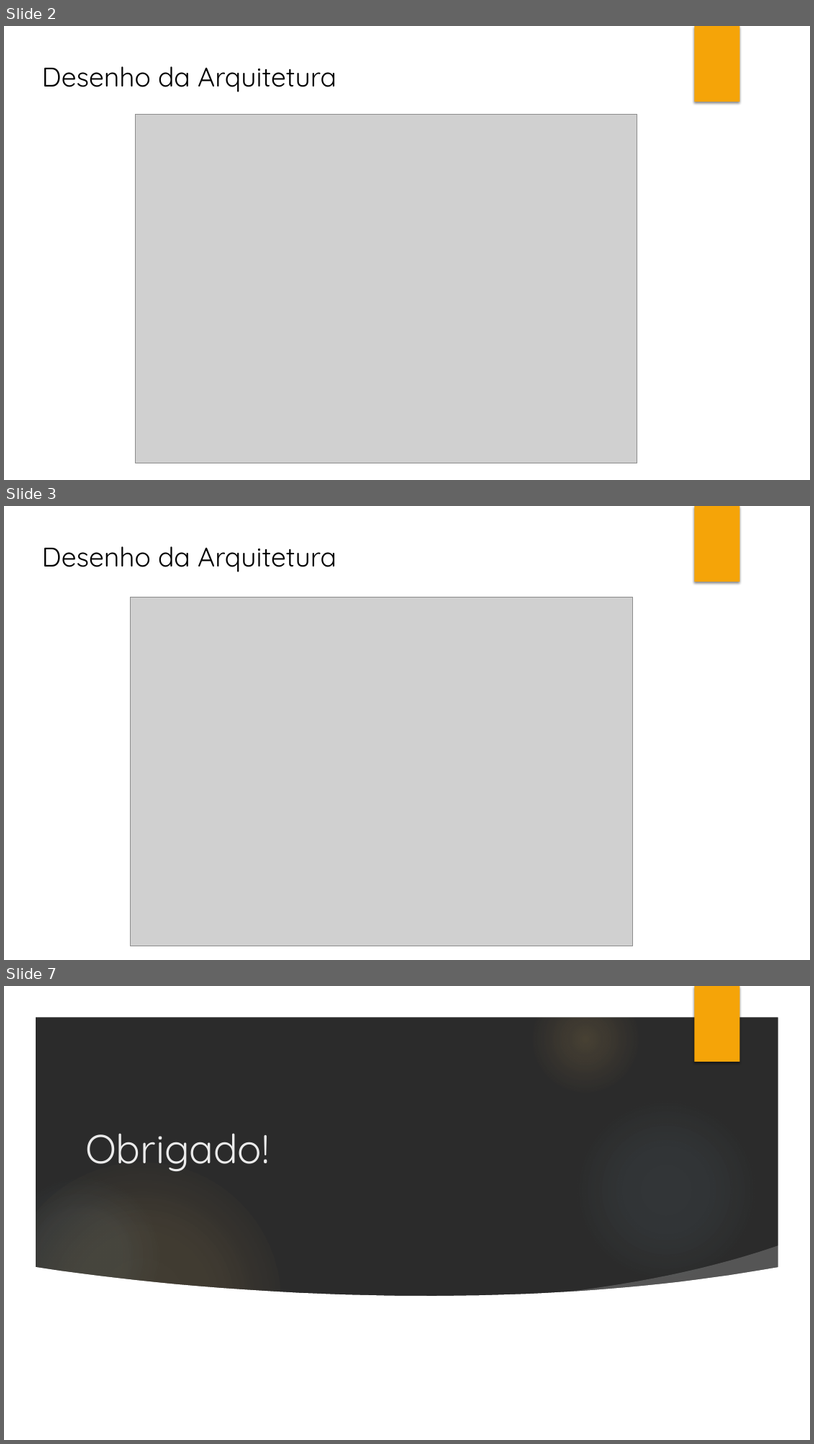
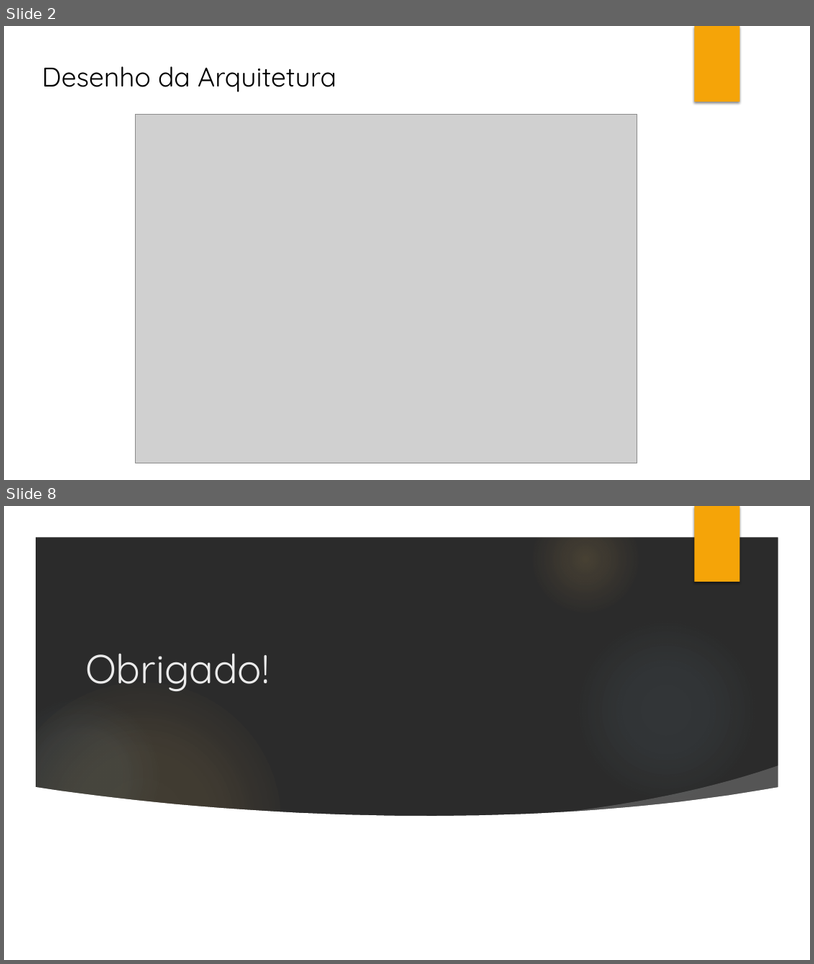
Before and after one commit to JoaoTrevisanMartins/challenge, a slide deck: Segunda Entrega/apresentacao_2a_entrega.pptx. Shown one above the other, each under a label of ours: slides 2, 3 and 7 before the commit, slides 2 and 8 after it; the slides between them are not shown. The pictures are 814x1444 and 814x964 pixels, drawn with LibreOffice and Linux fonts; fonts in the diff are those of the drawing; grey boxes stand for pictures; background and template pictures are left out; a plain dark background stands for a picture behind light text. Boxes give left, top, right and bottom in pixels: in the first picture for what was removed or moved away, otherwise in the second. Text is boxed around its words. In the diff, an @@ line names an element or a change of style, - is before the commit and + after.

```diff
--- a/Segunda Entrega/apresentacao_2a_entrega.pptx
+++ b/Segunda Entrega/apresentacao_2a_entrega.pptx
@@ slide 3 removed at box(4, 506, 810, 960), background #FFFFFF; not listed: 1 template element that a slide beside it also shows @@
@@ text removed at box(42, 546, 337, 572) @@
-Desenho da Arquitetura
@@ picture removed at box(130, 597, 633, 946) @@
@@ what was slide 7 is now slide 8 @@
```
Also in this commit, not shown: 2 slides changed, 3 slides added, 1 other slide removed.
